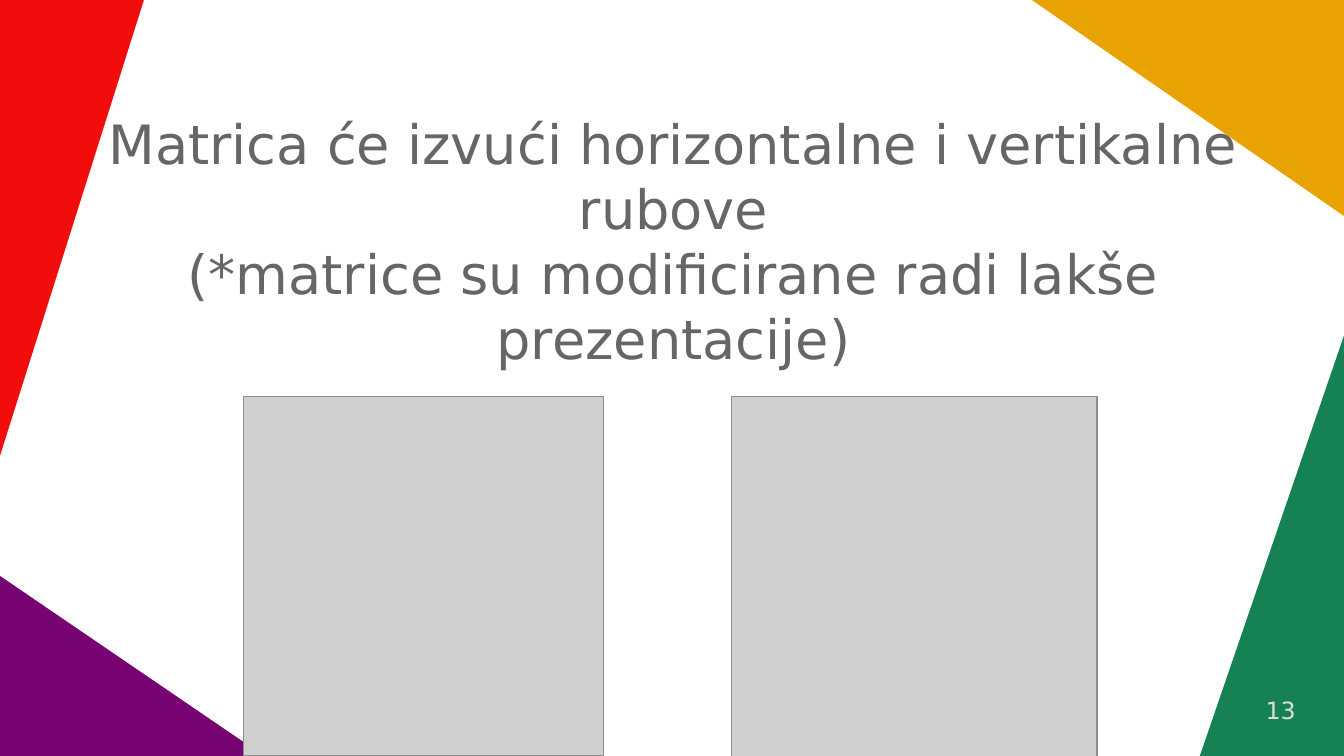
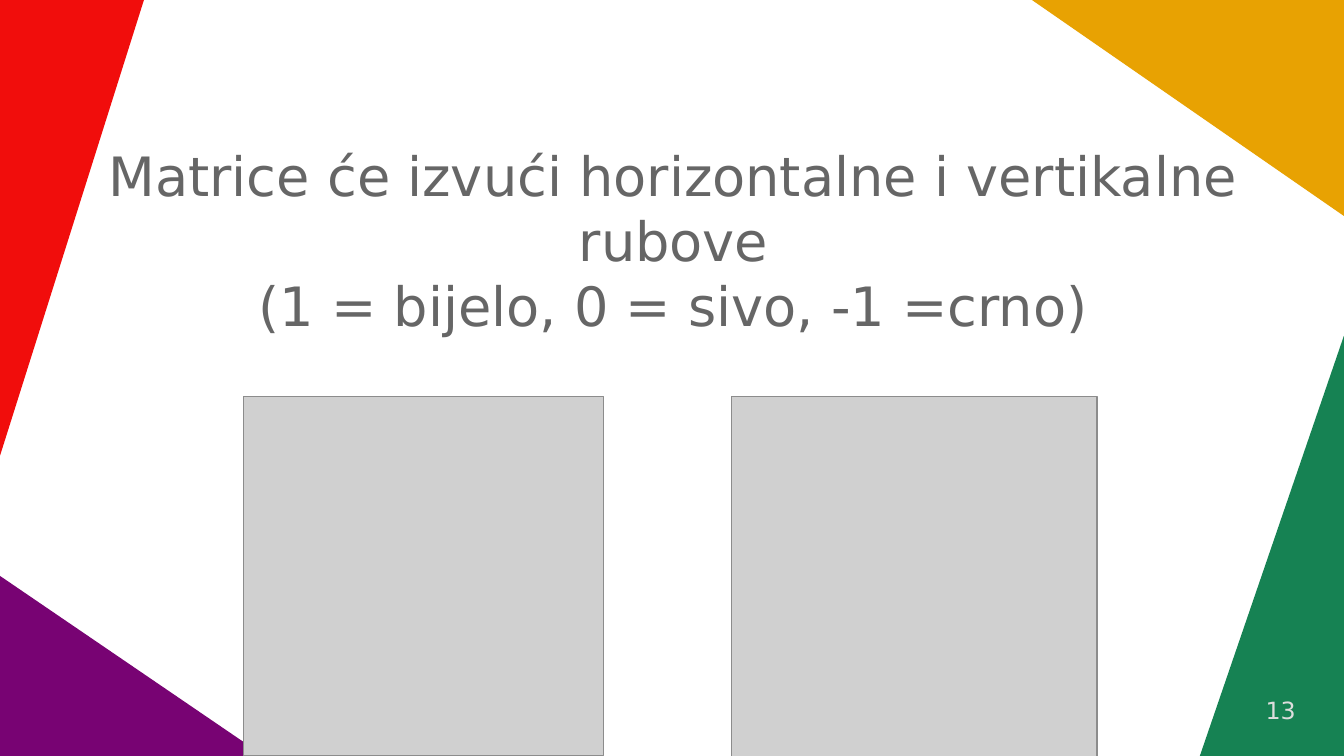
Before and after one commit to VidJoha/Seminar---CNN-i-YOLO-algoritmi, a slide deck: slide 13 of Konvolucijske neuralne mreže.odp. Drawn at 1344x756 pixels with LibreOffice and Linux fonts; fonts in the diff are those of the drawing; grey boxes stand for pictures. Boxes give left, top, right and bottom in pixels: in the first picture for what was removed or moved away, otherwise in the second. Text is boxed around its words. In the diff, an @@ line names an element or a change of style, - is before the commit and + after.

```diff
--- a/Konvolucijske neuralne mreže.odp
+++ b/Konvolucijske neuralne mreže.odp
@@ subtitle at (108, 152, 1236, 337): text changed @@
-Matrica će izvući horizontalne i vertikalne rubove
-(*matrice su modificirane radi lakše prezentacije)
+Matrice će izvući horizontalne i vertikalne rubove
+(1 = bijelo, 0 = sivo, -1 =crno)
```
Also in this commit, not shown: 5 other slides changed, 1 slide removed, 1 other file.
